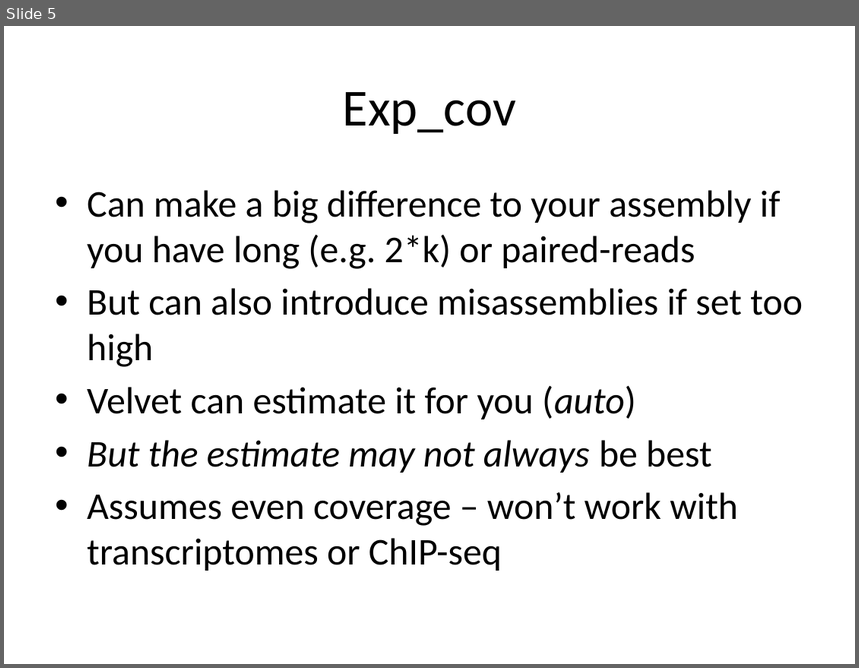
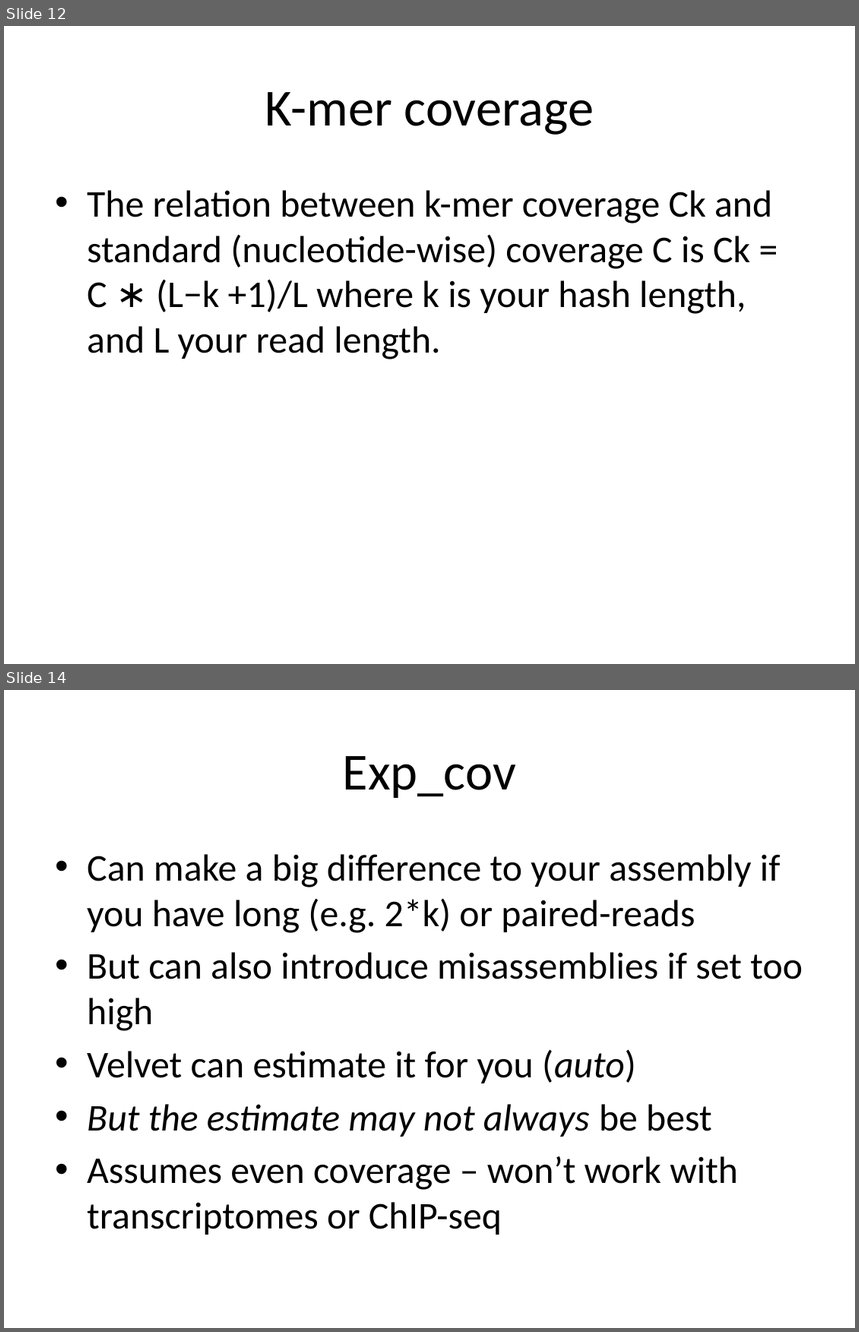
Before and after one commit to lexnederbragt/denovo-assembly-tutorial, a slide deck: presentations/Practical_4_Velvet_de_novo_assembly.pptx. Shown one above the other, each under a label of ours: slide 5 before the commit, slides 12 and 14 after it; the slides between them are not shown. The pictures are 859x668 and 859x1332 pixels, drawn with LibreOffice and Linux fonts; fonts in the diff are those of the drawing. Boxes give left, top, right and bottom in pixels: in the first picture for what was removed or moved away, otherwise in the second. Text is boxed around its words. In the diff, an @@ line names an element or a change of style, - is before the commit and + after.

```diff
--- a/presentations/Practical_4_Velvet_de_novo_assembly.pptx
+++ b/presentations/Practical_4_Velvet_de_novo_assembly.pptx
@@ slide 12 added at [4, 26, 855, 664], background #FFFFFF @@
@@ title added at [265, 92, 594, 135], 44 pt, text #000000 @@
+K-mer coverage
@@ text added at [87, 190, 772, 360], 32 pt, text #000000 @@
+• The relation between k-mer coverage Ck and standard (nucleotide-wise) coverage C is Ck = C ∗ (L−k +1)/L where k is your hash length, and L your read length.
@@ what was slide 5 is now slide 14 @@
```
Also in this commit, not shown: 3 slides changed, 8 other slides added, 2 other files.
